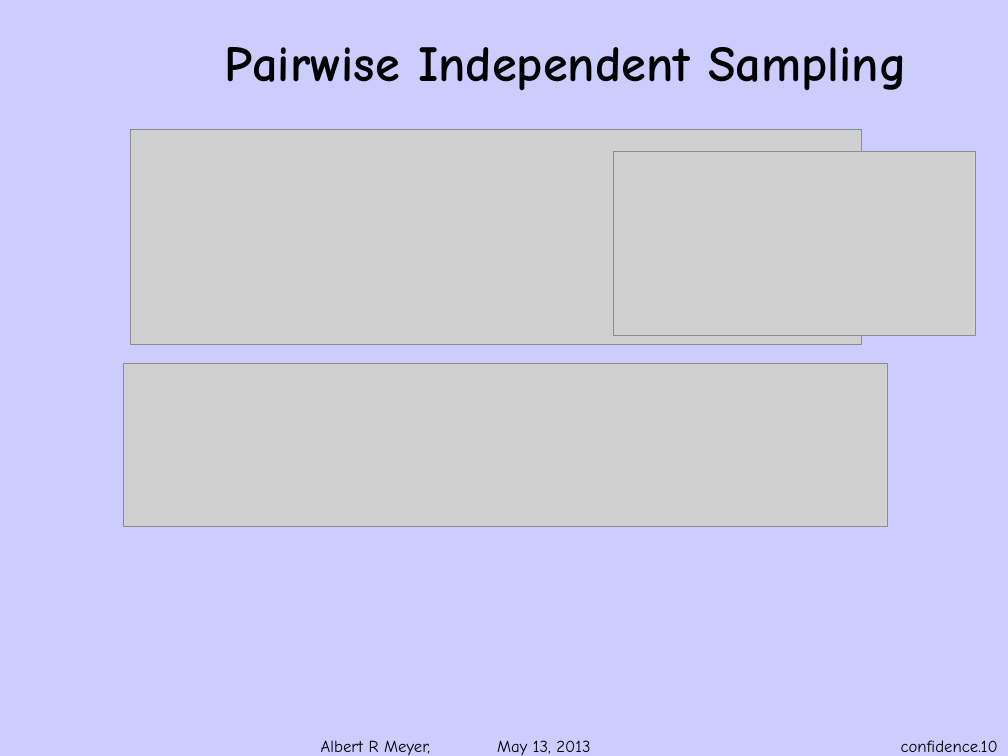
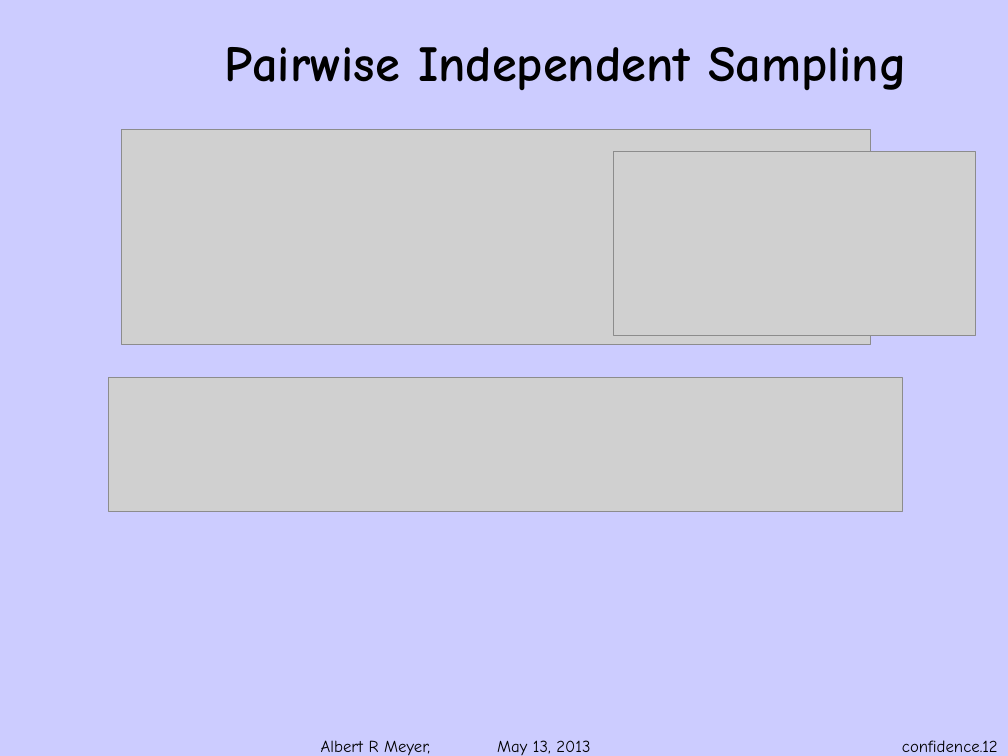
Before and after one commit to armeyer/mcs_web, a slide deck: slide 12 of spring13/slides13/confidence.pptx (slide 10 before the commit). Drawn at 1008x756 pixels with LibreOffice and Linux fonts; fonts in the diff are those of the drawing; grey boxes stand for pictures; background and template pictures are left out. Boxes give left, top, right and bottom in pixels: in the first picture for what was removed or moved away, otherwise in the second. Text is boxed around its words. In the diff, an @@ line names an element or a change of style, - is before the commit and + after.

Commit message:
law of large & sampling slides

```diff
--- a/spring13/slides13/confidence.pptx
+++ b/spring13/slides13/confidence.pptx
@@ picture: place and size @@
-picture at [131, 130, 862, 345]
+picture at [122, 130, 871, 345]
@@ picture: place and size @@
-picture at [123, 363, 887, 526]
+picture at [109, 378, 902, 512]
@@ page number at [902, 740, 998, 752]: text changed @@
-confidence.10
+confidence.12
```
Also in this commit, not shown: 4 other slides changed, 2 slides added, 4 other files.
